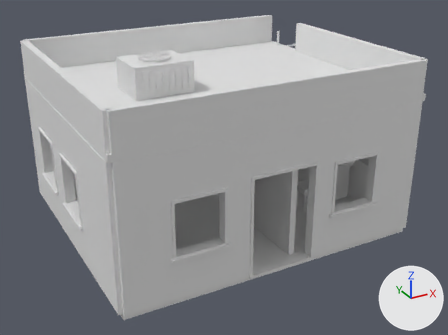
Before and after pictures for a commit that changed the OBJ model verdant-exchange-r1/Assets/botanical-genetics-laboratory-roof.obj.
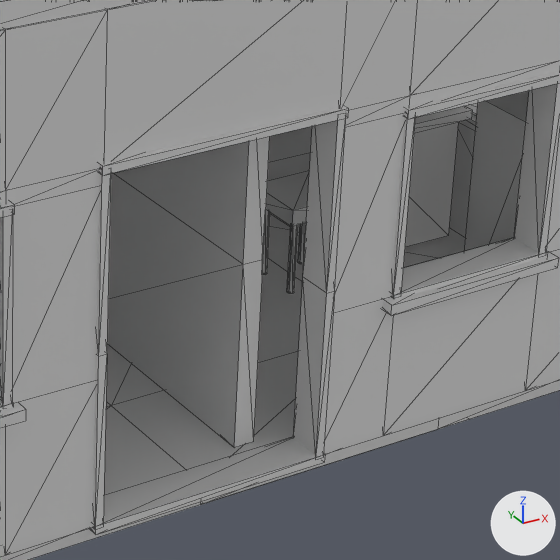
Each version is shown whole from a 50 mm camera at (-6.45, -12.3, 7.33) aimed at (0.13, -0.32, 1.34), then close up on the part from 50% to 84% of the width and 40% to 85% of the height. The axes (+X, +Y, +Z) are drawn at lower right. The lights are the same throughout. The first two pictures are the older version. The close-ups show mesh edges as thin lines. Where no turn or scale is listed for an object, it has been applied to the vertices.

The first close-up shows 'botanical-genetics-laboratory-roof'.
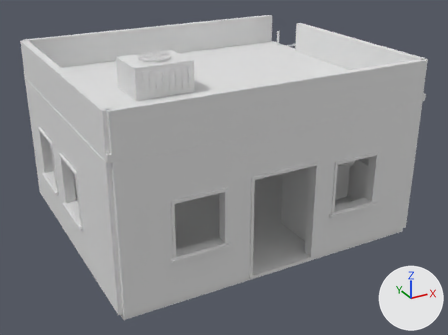
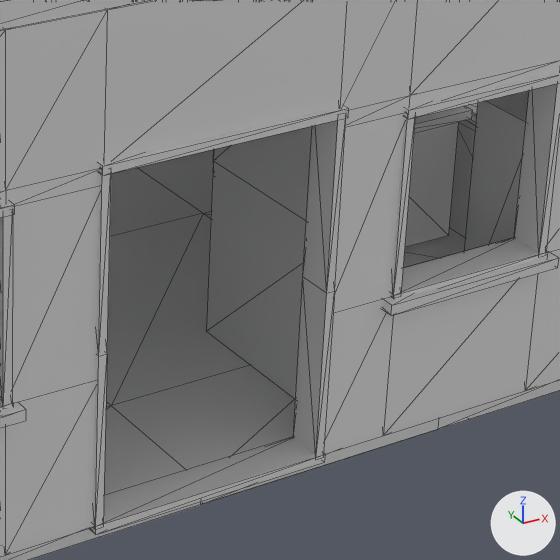
What differs and where, as boxes (x1, y1, x2, y2) in the close-ups (560 x 560 px; the box of a moved part takes in the faces that stretch with it):
part 1 of me_botanical_genetics_laboratory_roof, moved or reshaped
    before: (107, 136, 270, 448)
    after: (206, 126, 312, 400)

What the commit changed:
me_botanical_genetics_laboratory_roof has 2382 vertices, 4034 faces and spans x -3.67..4.18, y -3.17..3.17, z 0.0..4.25.
me_botanical_genetics_laboratory_roof is used by ob_botanical_genetics_laboratory_roof; location (0.0, 0.0, 0.0).
me_botanical_genetics_laboratory_roof part 1: the loose piece of 12 vertices spanning x 0.38..0.52, y -2.78..-0.8, z 0.16..2.61 is scaled about its middle by (1, 0.646, 1), then moved by (0.65, -0.35, 0.0).
